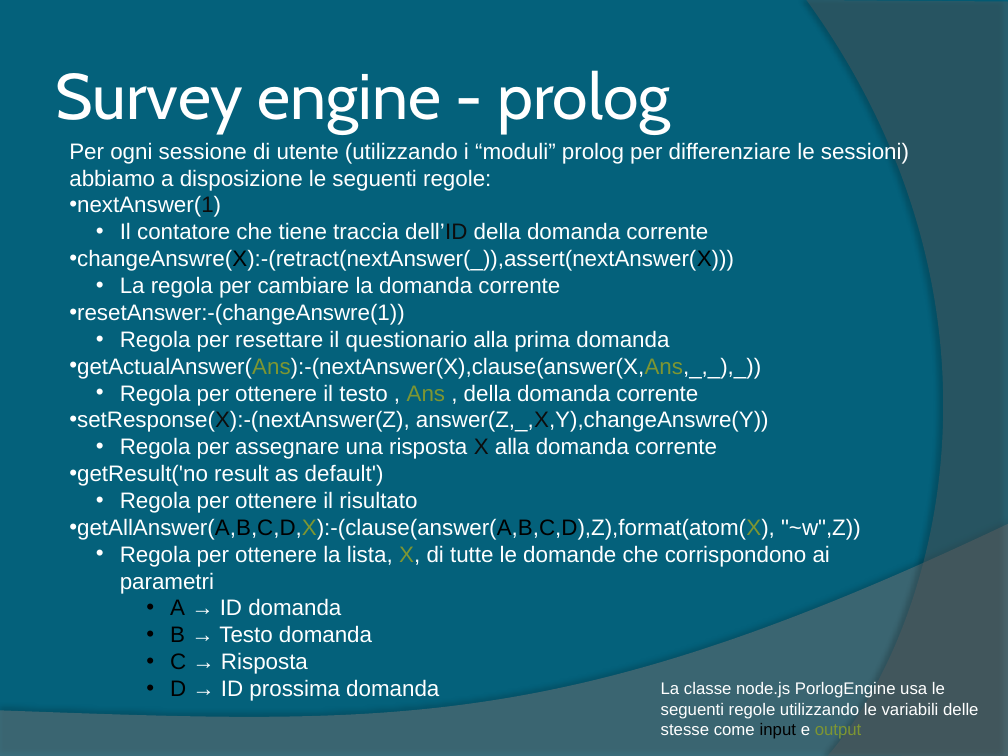
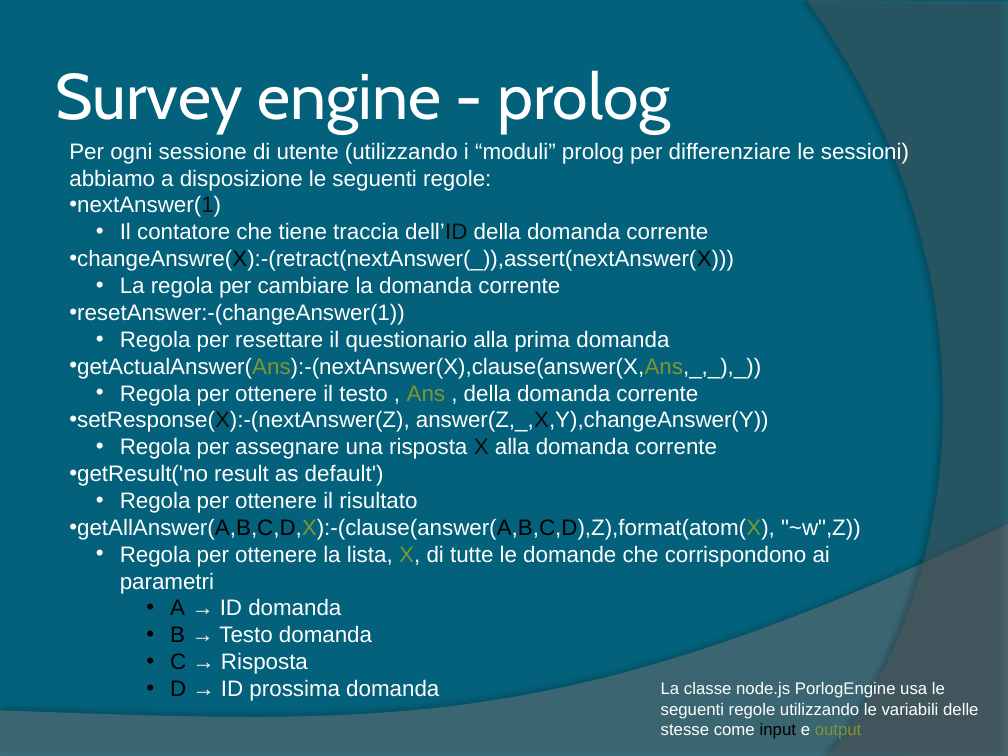
Before and after one commit to FerrariAndrea/Node-Prolog-SurveyEngine, a slide deck: slide 5 of Doc/Relazione.pptx. Drawn at 1008x756 pixels with LibreOffice and Linux fonts; fonts in the diff are those of the drawing. Boxes give left, top, right and bottom in pixels: in the first picture for what was removed or moved away, otherwise in the second. Text is boxed around its words. In the diff, an @@ line names an element or a change of style, - is before the commit and + after.

```diff
--- a/Doc/Relazione.pptx
+++ b/Doc/Relazione.pptx
@@ text at (x1=69, y1=303, x2=404, y2=325): text changed @@
-• resetAnswer:-(changeAnswre(1))
+• resetAnswer:-(changeAnswer(1))
@@ text at (x1=69, y1=410, x2=769, y2=432): text changed @@
-• setResponse(X):-(nextAnswer(Z), answer(Z,_,X,Y),changeAnswre(Y))
+• setResponse(X):-(nextAnswer(Z), answer(Z,_,X,Y),changeAnswer(Y))
```
Also in this commit, not shown: 1 other file.
